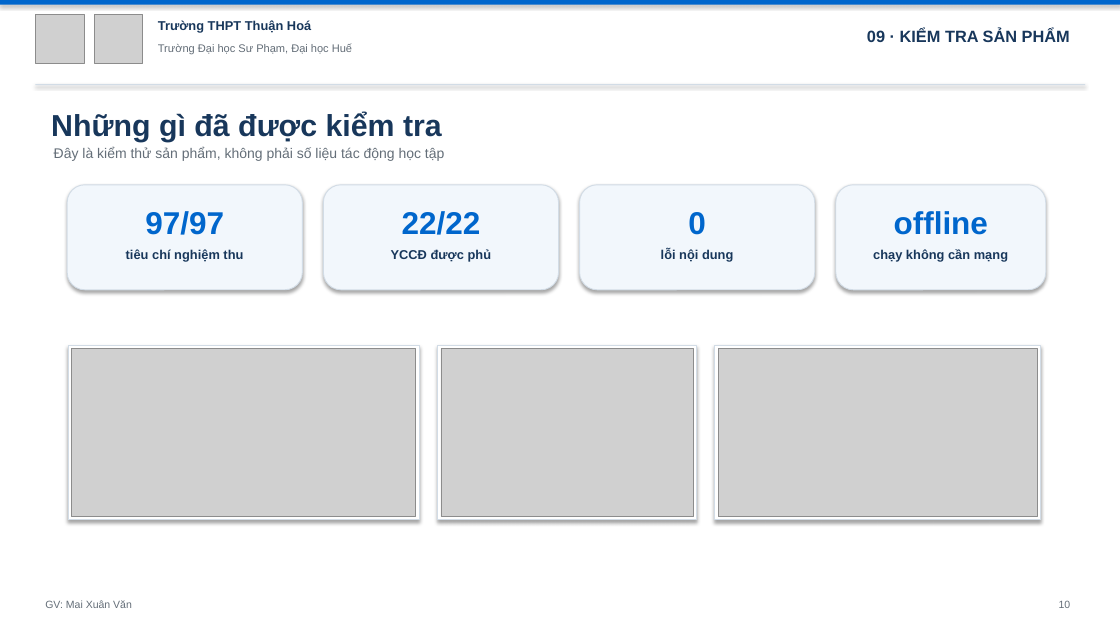
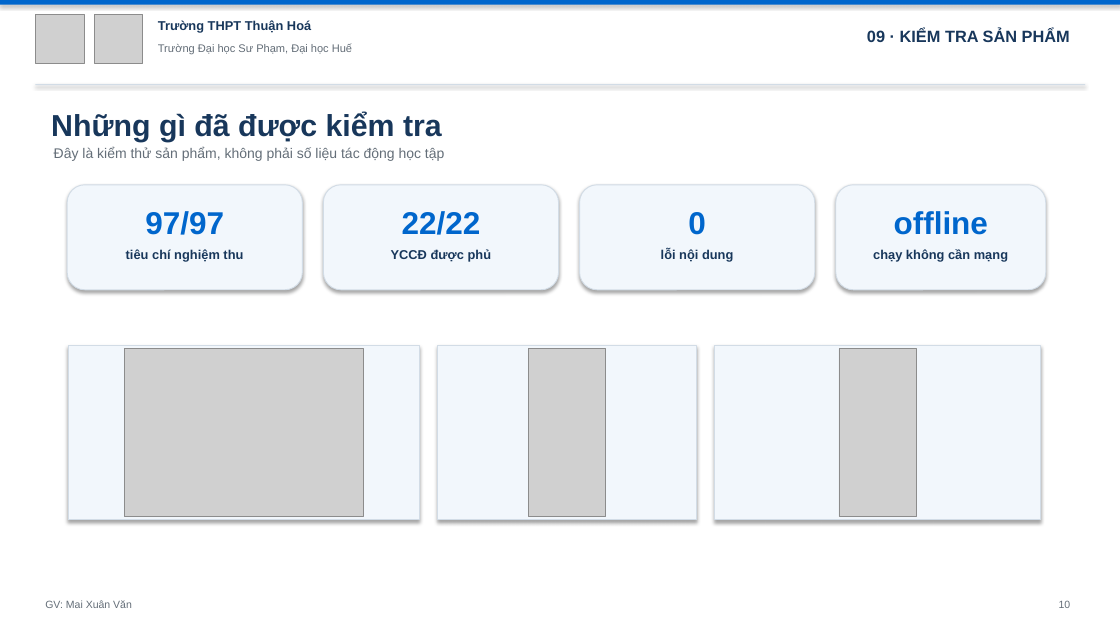
Before and after one commit to mxuanvan02/ainatomy, a slide deck: slide 10 of template_thuanhoa.pptx. Drawn at 1120x630 pixels with LibreOffice and Linux fonts; fonts in the diff are those of the drawing; grey boxes stand for pictures. Boxes give left, top, right and bottom in pixels: in the first picture for what was removed or moved away, otherwise in the second. Text is boxed around its words. In the diff, an @@ line names an element or a change of style, - is before the commit and + after.

```diff
--- a/template_thuanhoa.pptx
+++ b/template_thuanhoa.pptx
@@ fill #FFFFFF to #F2F7FC in 3 elements at [438,345,697,520], [715,345,1041,520], [68,345,419,520] @@
@@ picture: place and size @@
-picture at [71,349,416,517]
+picture at [124,349,363,517]
@@ picture: place and size @@
-picture at [441,349,693,517]
+picture at [528,349,606,517]
@@ picture: place and size @@
-picture at [718,349,1038,517]
+picture at [839,349,917,517]
```
Also in this commit, not shown: 11 other slides changed, 3 other files.
